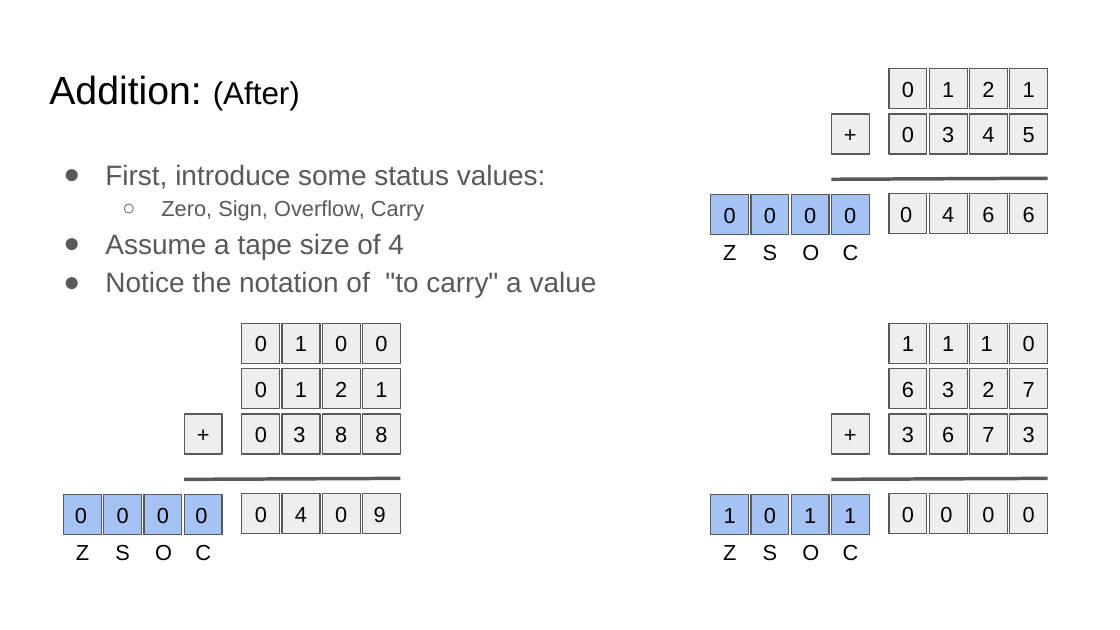
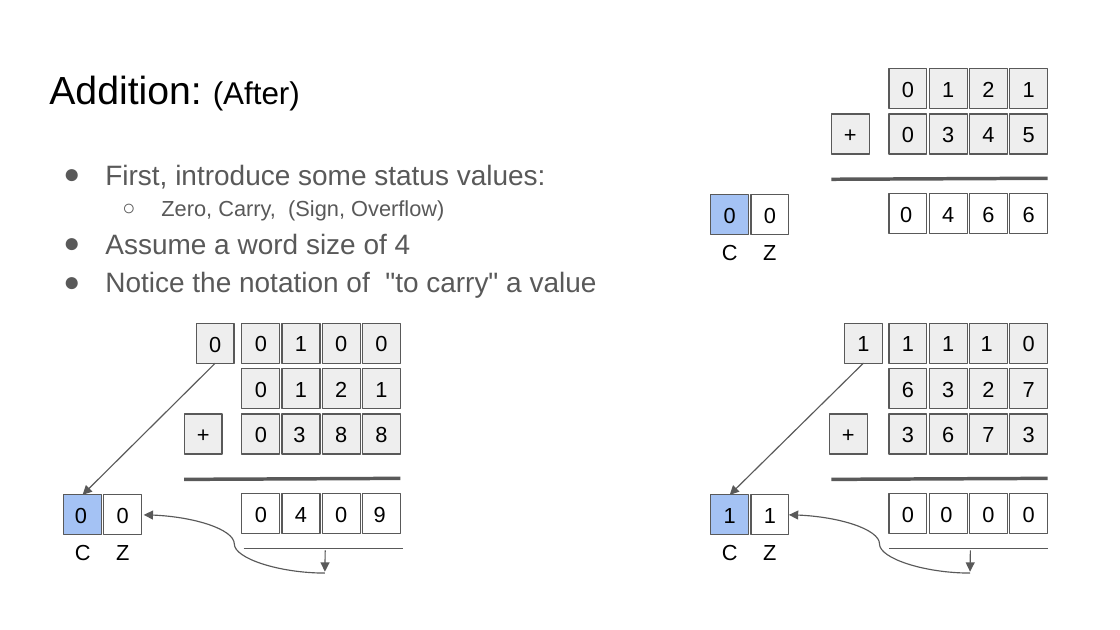
Before and after one commit to COMP122/comp122-s22, a slide deck: slide 3 of format_encodings/documents/Base10_ Mathematical Review.pptx. Drawn at 1120x630 pixels with LibreOffice and Linux fonts; fonts in the diff are those of the drawing. Boxes give left, top, right and bottom in pixels: in the first picture for what was removed or moved away, otherwise in the second. Text is boxed around its words. In the diff, an @@ line names an element or a change of style, - is before the commit and + after.

```diff
--- a/format_encodings/documents/Base10_ Mathematical Review.pptx
+++ b/format_encodings/documents/Base10_ Mathematical Review.pptx
@@ text at [105,200,444,255]: text changed @@
-  ○ Zero, Sign, Overflow, Carry
-● Assume a tape size of 4
+  ○ Zero, Carry, (Sign, Overflow)
+● Assume a word size of 4
@@ group removed at [763,195,869,261]: 2 rectangles, 2 texts @@
-0
-0
-S
-O
@@ rectangle "0": place and size @@
-rectangle "0" at [144,495,183,535]
+rectangle "0" at [196,324,234,364]
@@ rectangle "0" at [196,324,234,364]: fill #A4C2F4 to #EEEEEE @@
@@ rectangle "1" at [844,324,883,364]: fill #A4C2F4 to #EEEEEE @@
@@ rectangle "1": place and size @@
-rectangle "1" at [831,495,869,535]
+rectangle "1" at [844,324,883,364]
@@ arrow added from (215, 363) to (83, 495), #595959 0.75 pt @@
@@ arrow added from (864, 363) to (730, 495), #595959 0.75 pt @@
@@ rectangle removed at [184,495,222,535] @@
-0
@@ fill #A4C2F4 to #FFFFFF in 3 elements at [104,495,142,535], [752,195,790,235], [752,495,790,535] @@
@@ rectangle "1": place and size @@
-rectangle "1" at [791,495,829,535]
+rectangle "1" at [752,495,790,535]
@@ rectangle removed at [752,495,790,535] @@
-0
@@ fill #EEEEEE to #FFFFFF in 12 elements at [242,494,280,534], [282,494,320,534], [323,494,361,534], [363,494,401,534], [889,194,927,234], [930,194,968,234], [970,194,1008,234], [1009,194,1047,234], [889,494,927,534], [930,494,968,534], [970,494,1008,534], [1009,494,1047,534] @@
@@ curved arrow added from (325, 573) to (143, 515), #595959 0.75 pt @@
@@ 3 texts: place and size @@
-3 texts at [195,244,859,561]
+3 texts at [75,244,738,561]
@@ 3 texts: place and size @@
-3 texts at [76,245,736,560]
+3 texts at [116,245,776,560]
@@ curved arrow added from (970, 573) to (788, 515), #595959 0.75 pt @@
@@ text removed at [115,544,130,561] @@
-S
@@ text removed at [155,544,172,561] @@
-O
@@ line added from (244, 549) to (403, 549), #595959 0.75 pt @@
@@ arrow added from (325, 550) to (325, 571), #595959 0.75 pt @@
@@ text removed at [763,544,778,561] @@
-S
@@ text removed at [802,544,819,561] @@
-O
@@ line added from (889, 549) to (1048, 549), #595959 0.75 pt @@
@@ arrow added from (970, 550) to (970, 571), #595959 0.75 pt @@
```
Also in this commit, not shown: 13 other slides changed, 1 slide removed, 12 other files.
